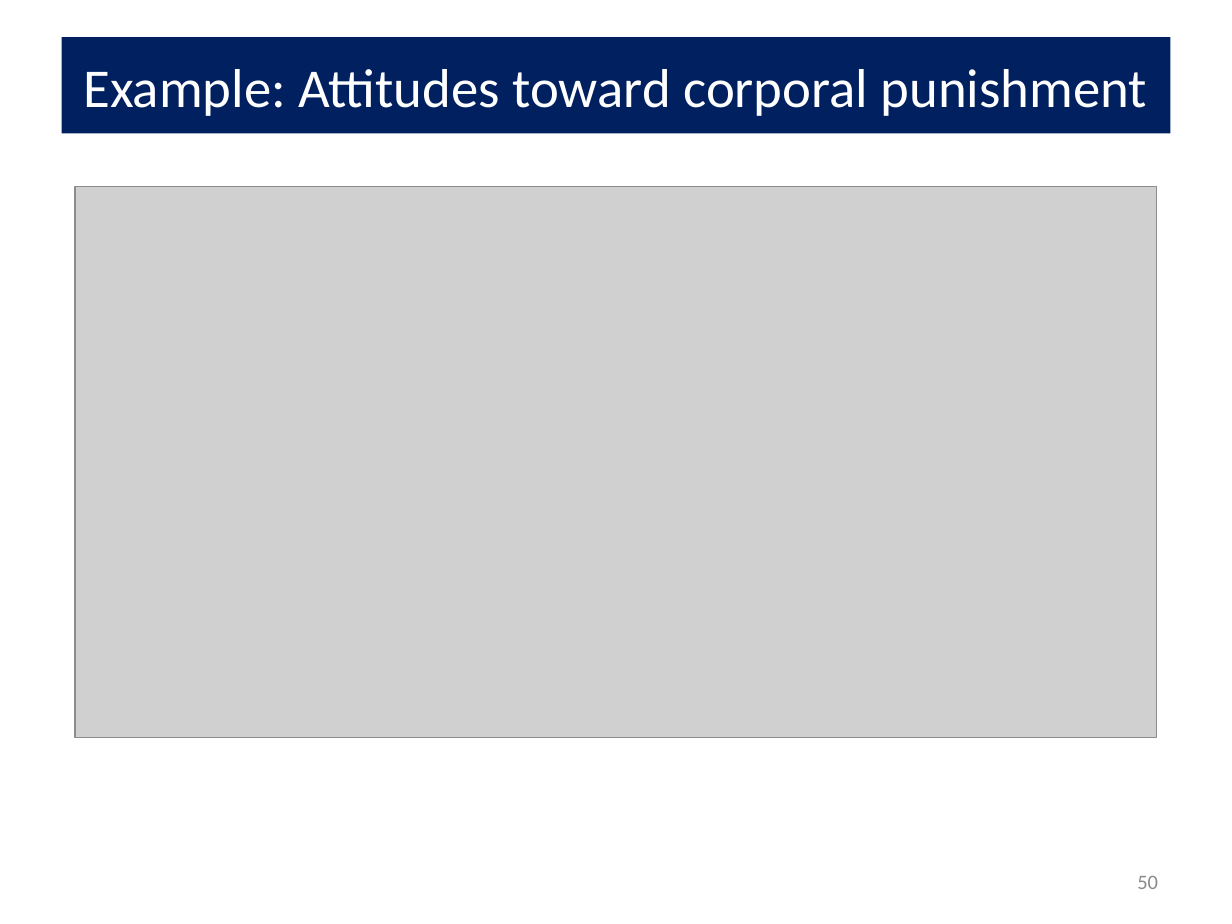
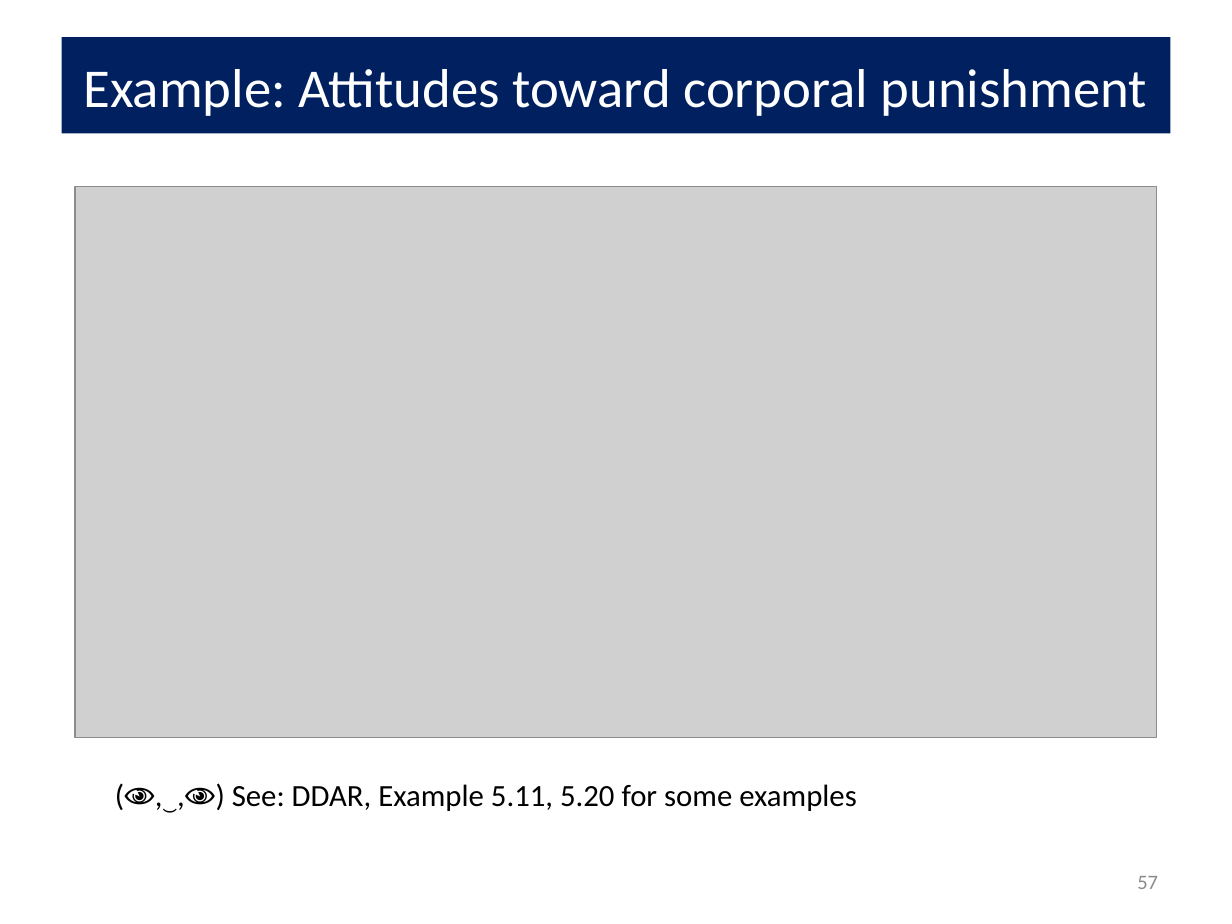
Before and after one commit to friendly/psy6136, a slide deck: slide 57 of docs/lectures/10-Log-Odds.pptx (slide 50 before the commit). Drawn at 1232x924 pixels with LibreOffice and Linux fonts; fonts in the diff are those of the drawing; grey boxes stand for pictures. Boxes give left, top, right and bottom in pixels: in the first picture for what was removed or moved away, otherwise in the second. Text is boxed around its words. In the diff, an @@ line names an element or a change of style, - is before the commit and + after.

Commit message:
Lecture 10 / add mice example / fix class photo

```diff
--- a/docs/lectures/10-Log-Odds.pptx
+++ b/docs/lectures/10-Log-Odds.pptx
@@ text added at <box>232,784,857,811</box>, 18 pt, text #000000 @@
+(👁,‿,👁) See: DDAR, Example 5.11, 5.20 for some examples
@@ page number at <box>1137,876,1158,889</box>: text changed @@
-50
+57
```
Also in this commit, not shown: 24 other slides changed, 7 slides added, 15 other files.
